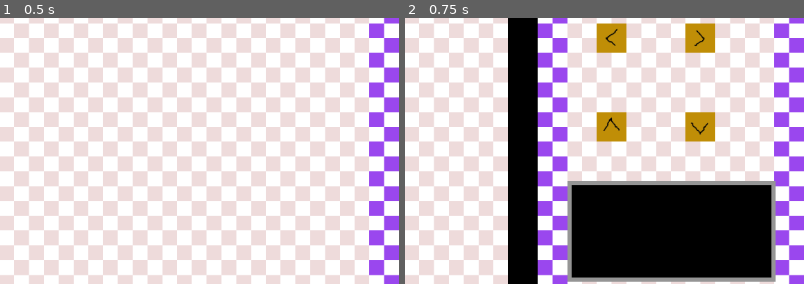
Above: before the commit, frames 1-2 (left to right).
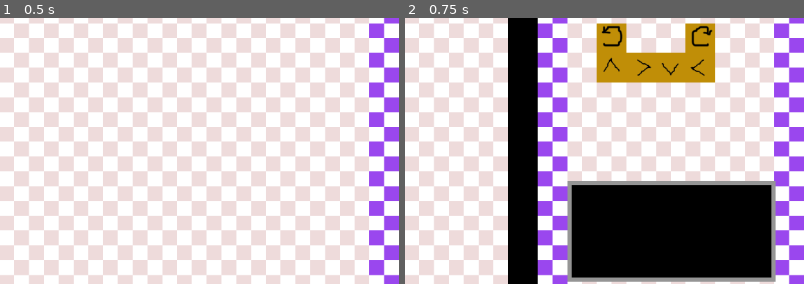
Above: after the commit, the same moments.

Repository: WIT-SCDS-F22-GAME-COOP/Zombie-Game
Game: Godot game, scene res://TSCN/Menu.tscn
The game is run twice, just before and just after one commit, with the same random seed, the same clock (stepped at 60 frames per second) and the same inputs. The engine's default icon, where the game draws it, is replaced by a stand-in: a white triangle on a blue panel in a dark square.
Inputs:
- Up to frame 1 (0.5 s): no input
- Up to frame 2 (0.75 s): click "start" at 0.5 s
The pictures show only the part of the screen within x 50-100%, y 38-88%; the shares and areas given below are measured in that part.

Frame 1 is identical in both runs. In frame 2, 5.6% of the frame differs, in the area x 47-78%, y 3-47%.

Commit message:
Direct move tiles

Diff:
--- a/Scripts/Character.gd
+++ b/Scripts/Character.gd
@@ -1,7 +1,11 @@
 extends KinematicBody2D
 
 var direction = 0
+var move_direction = -1
+
 var id = 0
+
+var starting_pos = Vector2.ZERO
 var current_tile = -1
 
 # Called when the node enters the scene tree for the first time.
@@ -15,15 +19,20 @@
 	# Mapped to R button, walks
 	if Input.is_action_just_pressed("debug_input"):
 		use_tile()
-		walk()
+		if (move_direction == -1):
+			walk(direction)
+		else:
+			walk(move_direction)
+			move_direction = -1
 	# Mapped to T button, turns right
 	if Input.is_action_just_pressed("debug_input2"):
 		direction = Tiles.turn(direction, true)
 		print(current_tile)
 
+
 # Current facing direction. 0 Up, 1 right, 2 down, 3 left
-func walk():
-	match(direction):
+func walk(x):
+	match(x):
 		0:
 			global_position.y = global_position.y - 64
 		1:
@@ -33,9 +42,23 @@
 		3:
 			global_position.x = global_position.x - 64
 
+
 func use_tile():
 	match(current_tile):
 		0:
 			direction = Tiles.turn(direction,false)
 		1:
 			direction = Tiles.turn(direction,true)
+		# UDLR
+		2:
+			move_direction = 0
+		3:
+			move_direction = 2
+		4:
+			move_direction = 3
+		5:
+			move_direction = 1
+
+
+func _on_Timer_timeout():
+	starting_pos = global_position
--- a/TSCN/Character.tscn
+++ b/TSCN/Character.tscn
@@ -16,3 +16,8 @@
 visible = false
 scale = Vector2( 0.85, 0.85 )
 shape = SubResource( 1 )
+
+[node name="Timer" type="Timer" parent="."]
+wait_time = 0.25
+
+[connection signal="timeout" from="Timer" to="." method="_on_Timer_timeout"]
--- a/TSCN/World.tscn
+++ b/TSCN/World.tscn
@@ -204,6 +204,34 @@
 3/shape_one_way_margin = 0.0
 3/shapes = [  ]
 3/z_index = 0
+4/name = "placeholder_tiles.png 4"
+4/texture = ExtResource( 1 )
+4/tex_offset = Vector2( 0, 0 )
+4/modulate = Color( 1, 1, 1, 1 )
+4/region = Rect2( 64, 128, 64, 64 )
+4/tile_mode = 0
+4/occluder_offset = Vector2( 0, 0 )
+4/navigation_offset = Vector2( 0, 0 )
+4/shape_offset = Vector2( 0, 0 )
+4/shape_transform = Transform2D( 1, 0, 0, 1, 0, 0 )
+4/shape_one_way = false
+4/shape_one_way_margin = 0.0
+4/shapes = [  ]
+4/z_index = 0
+5/name = "placeholder_tiles.png 5"
+5/texture = ExtResource( 1 )
+5/tex_offset = Vector2( 0, 0 )
+5/modulate = Color( 1, 1, 1, 1 )
+5/region = Rect2( 128, 128, 64, 64 )
+5/tile_mode = 0
+5/occluder_offset = Vector2( 0, 0 )
+5/navigation_offset = Vector2( 0, 0 )
+5/shape_offset = Vector2( 0, 0 )
+5/shape_transform = Transform2D( 1, 0, 0, 1, 0, 0 )
+5/shape_one_way = false
+5/shape_one_way_margin = 0.0
+5/shapes = [  ]
+5/z_index = 0
 
 [sub_resource type="AtlasTexture" id=7]
 flags = 4
@@ -293,13 +321,12 @@
 z_index = -1
 tile_set = SubResource( 5 )
 format = 1
-tile_data = PoolIntArray( 458772, 0, 0, 458775, 1, 0, 655380, 2, 0, 655383, 3, 0 )
+tile_data = PoolIntArray( 458772, 0, 0, 458775, 1, 0, 524308, 2, 0, 524309, 5, 0, 524310, 3, 0, 524311, 4, 0 )
 
 [node name="SelectedCursor" type="AnimatedSprite" parent="."]
 modulate = Color( 0.0470588, 0.662745, 0.490196, 1 )
 position = Vector2( -256, 0 )
 frames = SubResource( 8 )
-frame = 1
 playing = true
 
 [node name="MarginContainer" type="MarginContainer" parent="."]
Binary file changed: Graphics/placeholder_tiles.png
Not shown, added: Graphics/placeholder_tiles.psd
